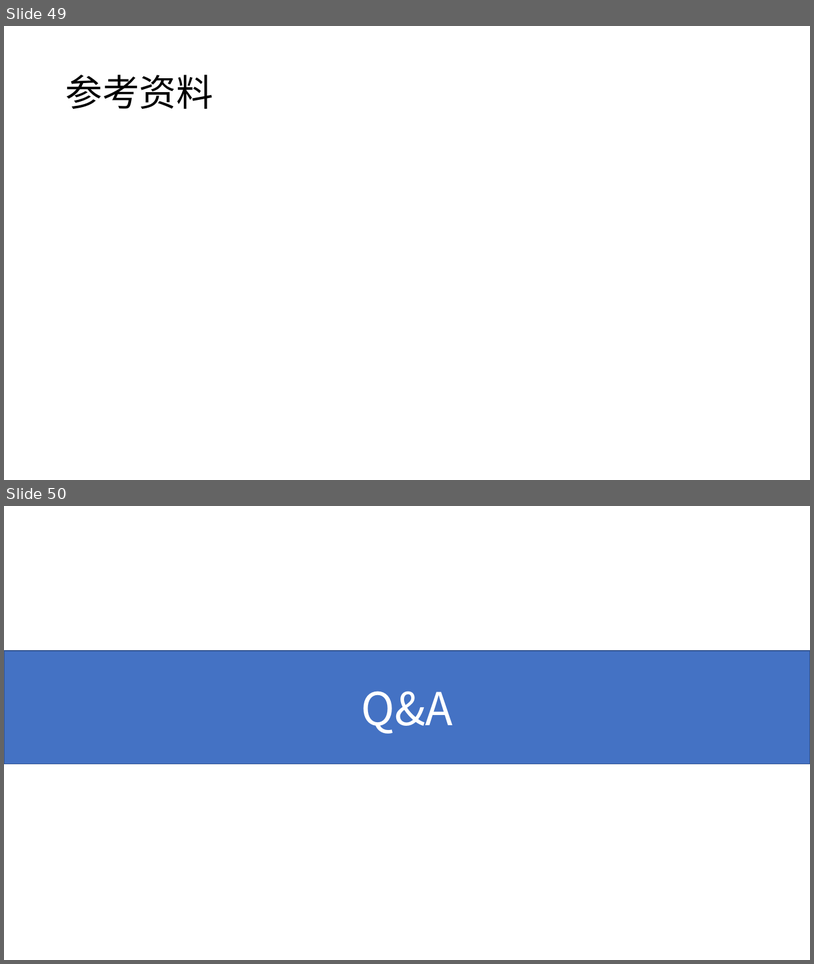
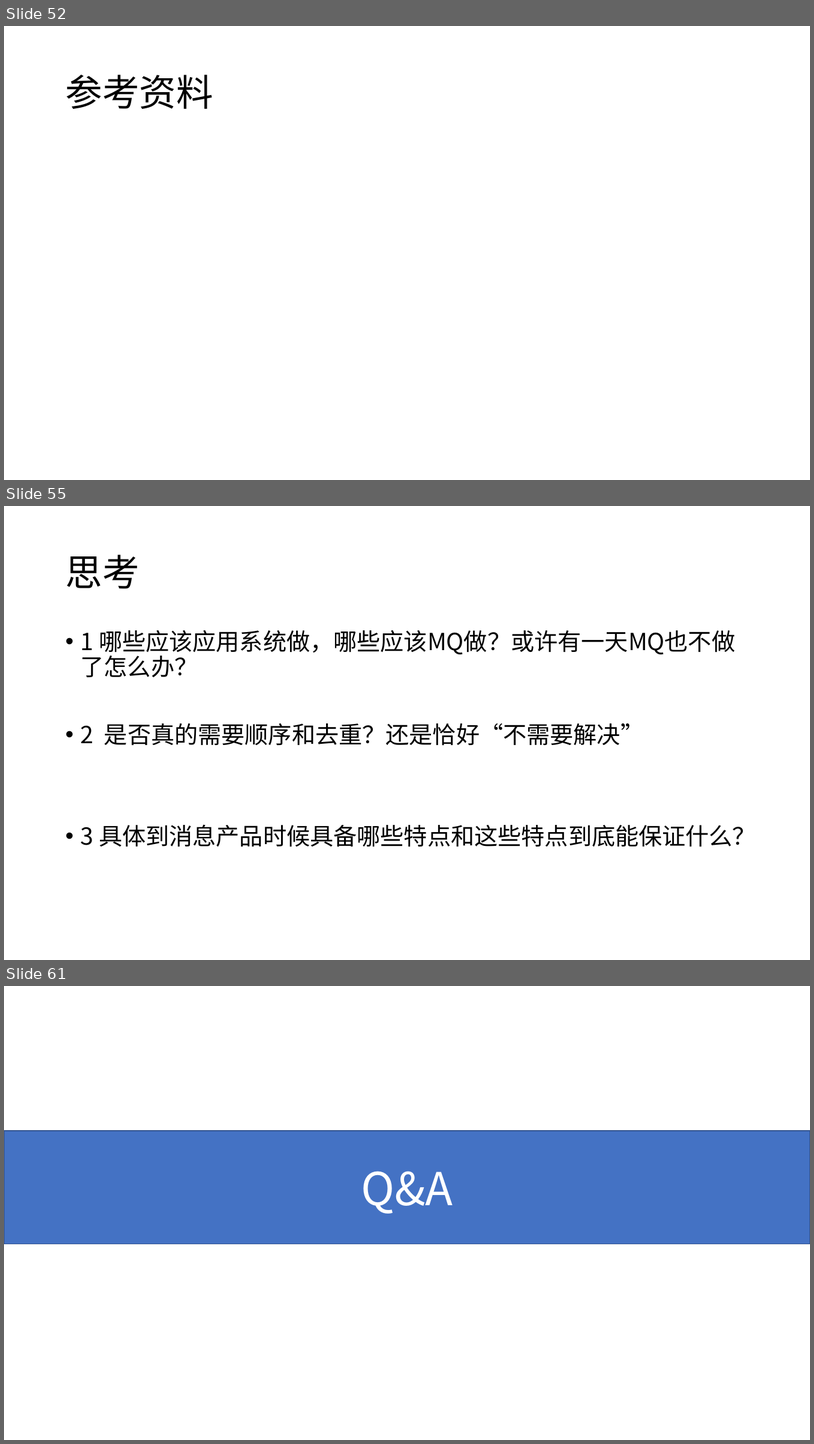
Before and after one commit to xiaozhiliaoo/my-slides, a slide deck: 简单理解mq.pptx. Shown one above the other, each under a label of ours: slides 49 and 50 before the commit, slides 52, 55 and 61 after it; the slides between them are not shown. The pictures are 814x964 and 814x1444 pixels, drawn with LibreOffice and Linux fonts; fonts in the diff are those of the drawing; background and template pictures are left out. Boxes give left, top, right and bottom in pixels: in the first picture for what was removed or moved away, otherwise in the second. Text is boxed around its words. In the diff, an @@ line names an element or a change of style, - is before the commit and + after.

```diff
--- a/简单理解mq.pptx
+++ b/简单理解mq.pptx
@@ slide 55 added at bbox=[4, 506, 810, 960], background #FFFFFF @@
@@ title added at bbox=[65, 555, 139, 589], 44 pt, text #000000 @@
+思考
@@ text added at bbox=[81, 630, 756, 847], 28 pt, text #000000 @@
+• 1 哪些应该应用系统做，哪些应该MQ做？或许有一天MQ也不做了怎么办？
+• 2 是否真的需要顺序和去重？还是恰好“不需要解决”
+• 3 具体到消息产品时候具备哪些特点和这些特点到底能保证什么？
@@ what was slide 49 is now slide 52 @@
@@ what was slide 50 is now slide 61 @@
```
Also in this commit, not shown: 3 slides changed, 11 other slides added, 2 slides removed.
